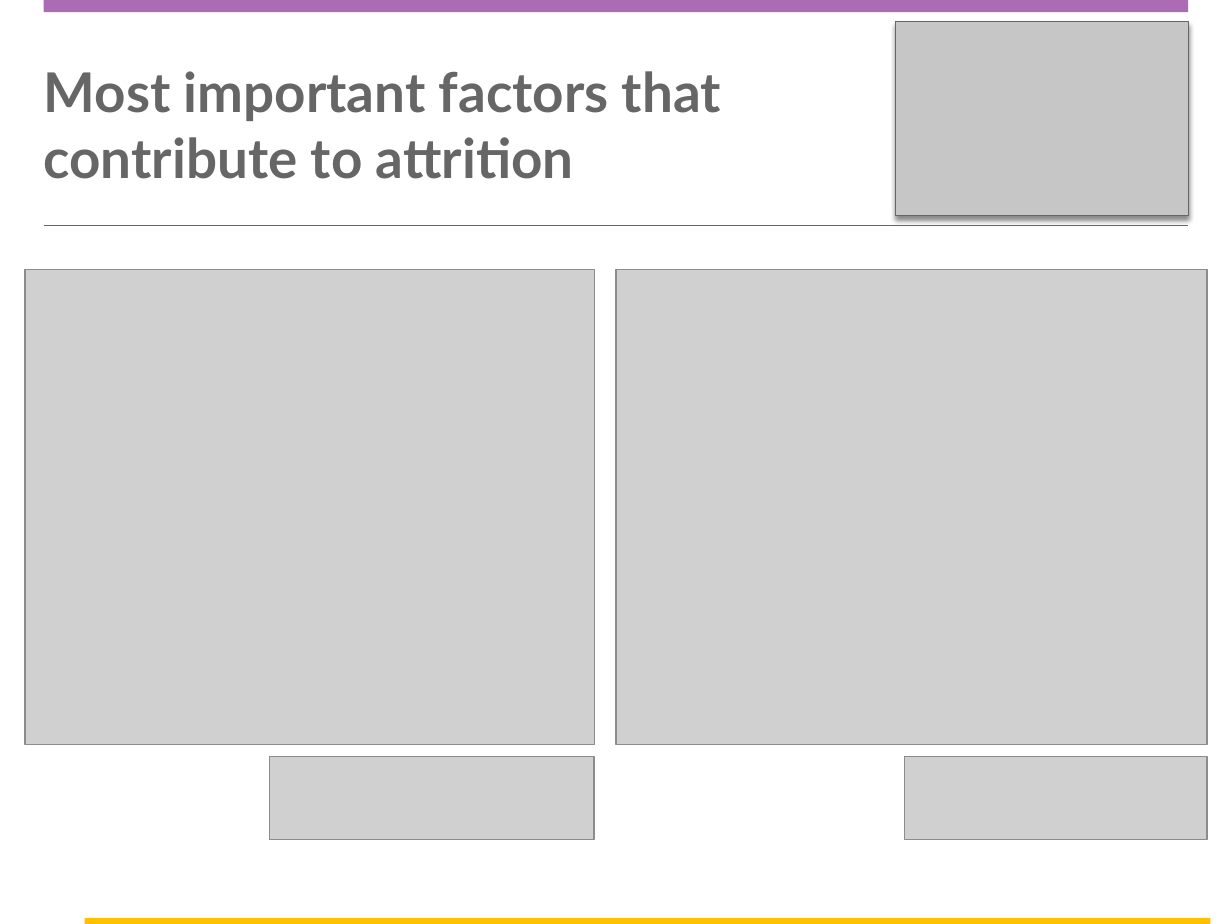
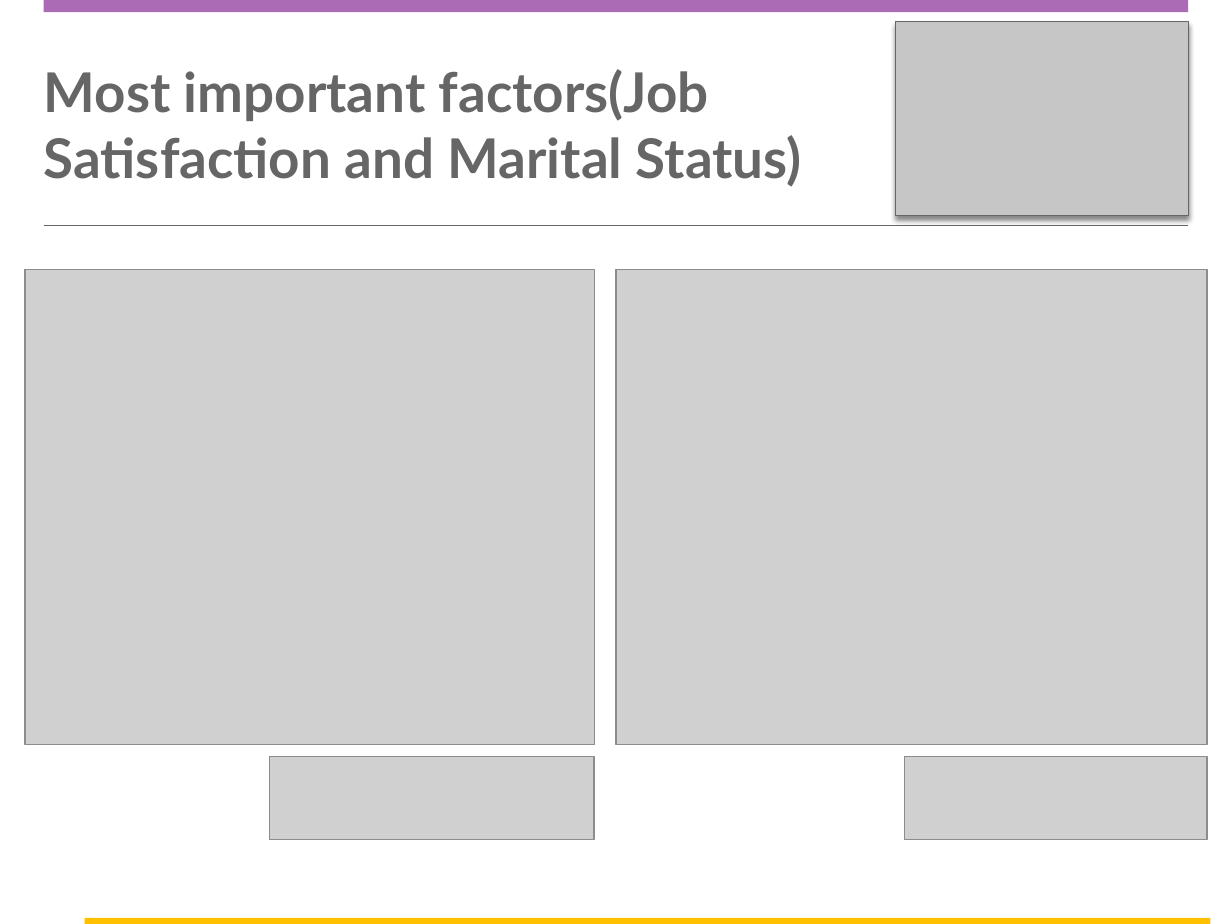
Before and after one commit to carlosAtestevez/CaseStudy2DDS, a slide deck: slide 9 of DDSAnalytics Presentation.pptx. Drawn at 1232x924 pixels with LibreOffice and Linux fonts; fonts in the diff are those of the drawing; grey boxes stand for pictures; background and template pictures are left out. Boxes give left, top, right and bottom in pixels: in the first picture for what was removed or moved away, otherwise in the second. Text is boxed around its words. In the diff, an @@ line names an element or a change of style, - is before the commit and + after.

```diff
--- a/DDSAnalytics Presentation.pptx
+++ b/DDSAnalytics Presentation.pptx
@@ title at bbox=[44, 69, 802, 187]: text changed @@
-Most important factors that contribute to attrition
+Most important factors(Job Satisfaction and Marital Status)
```
Also in this commit, not shown: 5 other slides changed, 1 other file.
